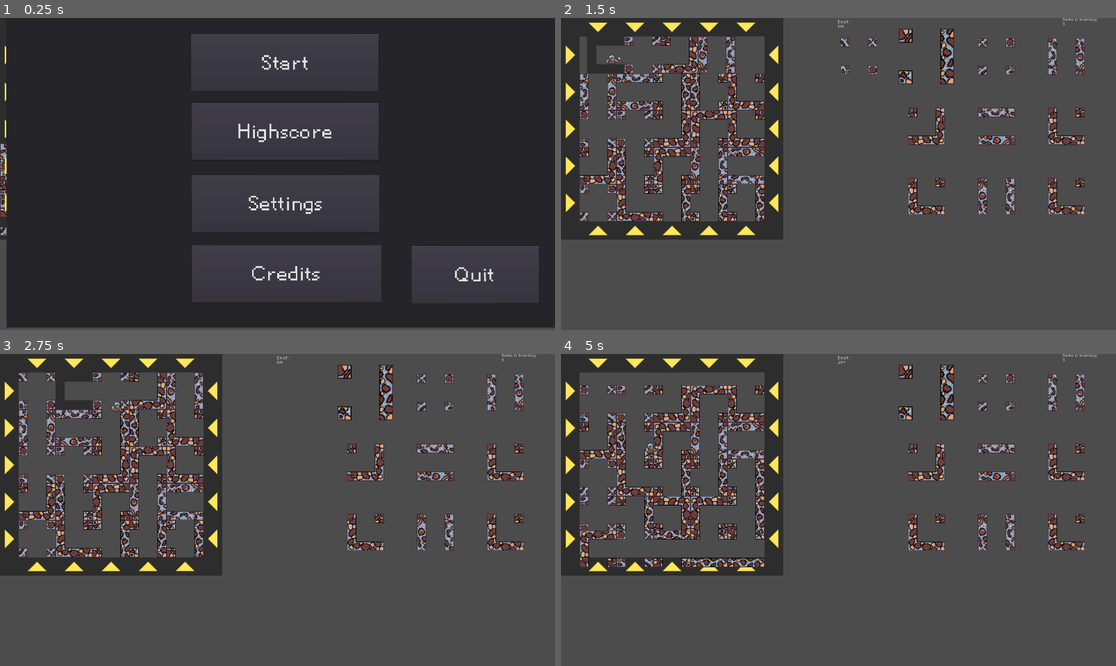
Above: before the commit, frames 1-4 (two rows, left to right).
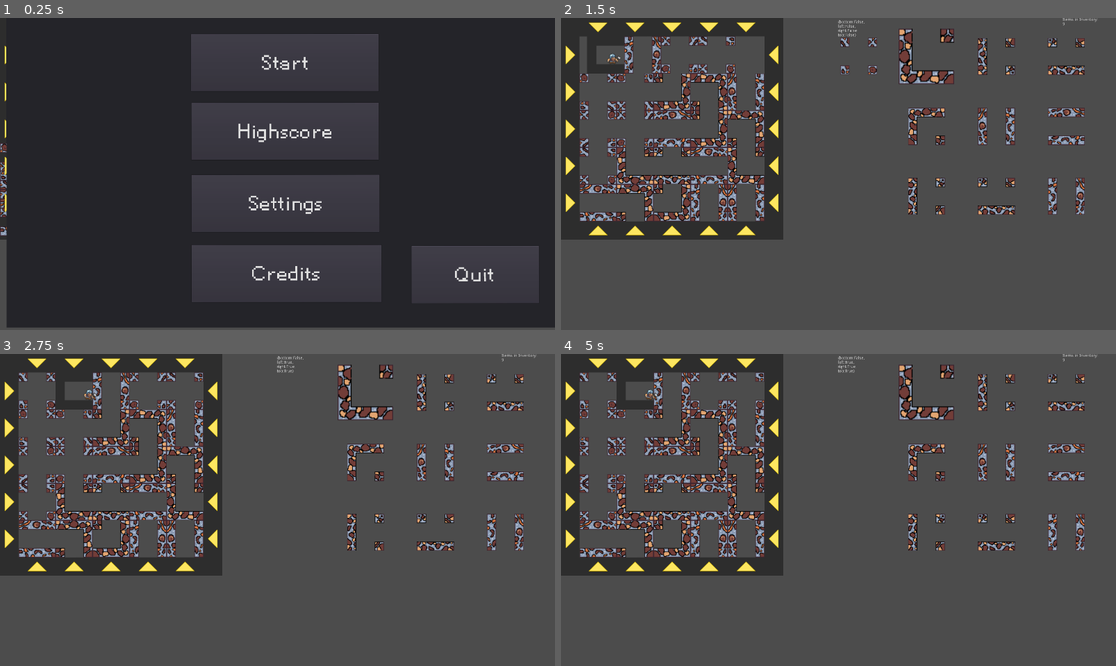
Above: after the commit, the same moments.

Repository: DorianSnowball/amazeing-mine
Game: Godot game, scene res://MainUI.tscn
The game is run twice, just before and just after one commit, with the same random seed, the same clock (stepped at 60 frames per second) and the same inputs.
Inputs (mouse positions are in pixels of both pictures, inside the frame that each line leads up to):
- Up to frame 1 (0.25 s): no input
- Up to frame 2 (1.5 s): click "Start" at 0.5 s; click (572, 55) at 1.27 s
- Up to frame 3 (2.75 s): hold D (move_right) from 2.03 s (still down); tap Space (jump) at 2.27 s
- Up to frame 4 (5 s): tap Space (jump) at 3.02, 4.52 s; release D (move_right) at 3.53 s; hold A (move_left) 3.53-4.28 s; hold D (move_right) from 4.28 s (still down)

The runs differ from the first frame. In frame 1, 0.2% of the frame differs, in the area x 0-2%, y 40-70%; in frame 2, 12%; in frame 3, 12%; in frame 4, 15%, in the area x 3-95%, y 0-69%.

Commit message:
added teleporting when approaching sides

Diff:
--- a/game/Dwarf.gd
+++ b/game/Dwarf.gd
@@ -16,6 +16,8 @@
 
 #onready var sprite : Sprite = get_node("Sprite")
 onready var _animated_sprite = $AnimatedSprite
+onready var _magic_sprite = $"magic sprite"
+onready var _magic_sound = $poof
 
 func get_input():
 
@@ -59,6 +61,13 @@
     velocity.y += gravity * delta
 
     checkScroll()
+    checkTeleport()
+    #print(str(position))
+
+# Called every frame. 'delta' is the elapsed time since the previous frame.
+func _process(delta):
+    #print("current Tile: " + str(getCurrentTile()))
+    $"/root/Control/Score".text = str(getTileHB($"/root/Control/Gamefield".field[getCurrentTile().y][getCurrentTile().x]))
 
 func checkScroll():
     if get_parent().getRow(position.y) > 1 and is_on_floor() and not get_parent().scrolling:
@@ -75,3 +84,39 @@
 #        previous_frame_floor = true
 #
 #    previous_frame_floor = is_on_floor()
+
+func getCurrentTile():
+    return $"/root/Control/Gamefield".getCord(position.x, position.y)
+
+func getTileHB(tile):
+    return tile.hitbox
+
+func checkTeleport():
+    var gamefield = $"/root/Control/Gamefield"
+    var modifier = 0.17
+    #print(position.x)
+    var left_define = (gamefield.tile_basesize * gamefield.tile_scaling)/2 * (1.0 + modifier)
+    var right_define = (gamefield.tile_basesize * gamefield.tile_scaling)/2 * (1.0 - modifier) + (gamefield.tile_basesize * gamefield.tile_scaling * gamefield.fieldsize_width)
+    #print(left_define)
+    #print(right_define)
+
+    if position.x <= left_define:
+        position.x = right_define - 0.3
+        teleportEffect()
+
+    elif position.x >= right_define:
+        position.x = left_define + 0.3
+        teleportEffect()
+
+
+
+func teleportEffect():
+    _magic_sound.play()
+    if not _magic_sprite.playing:
+        _magic_sprite.play("poof")
+
+        yield(get_tree().create_timer(.1),"timeout")
+        while _magic_sprite.frame != 0:
+            yield(get_tree().create_timer(.01),"timeout")
+        _magic_sprite.stop()
+        _magic_sound.stop()
--- a/game/Dwarf.tscn
+++ b/game/Dwarf.tscn
@@ -1,8 +1,10 @@
-[gd_scene load_steps=23 format=2]
+[gd_scene load_steps=56 format=2]
 
 [ext_resource path="res://Sprites/dwarf_pixel.png" type="Texture" id=1]
 [ext_resource path="res://Dwarf.gd" type="Script" id=2]
 [ext_resource path="res://Sprites/Dwarf Sprite Sheet.png" type="Texture" id=3]
+[ext_resource path="res://Sprites/Poof.png" type="Texture" id=4]
+[ext_resource path="res://Audio/teleport sound effect.mp3" type="AudioStream" id=5]
 
 [sub_resource type="AtlasTexture" id=1]
 flags = 4
@@ -108,6 +110,164 @@
 } ]
 
 [sub_resource type="CapsuleShape2D" id=19]
+
+[sub_resource type="AtlasTexture" id=20]
+flags = 4
+atlas = ExtResource( 4 )
+region = Rect2( 0, 0, 256, 256 )
+
+[sub_resource type="AtlasTexture" id=21]
+flags = 4
+atlas = ExtResource( 4 )
+region = Rect2( 256, 0, 256, 256 )
+
+[sub_resource type="AtlasTexture" id=22]
+flags = 4
+atlas = ExtResource( 4 )
+region = Rect2( 512, 0, 256, 256 )
+
+[sub_resource type="AtlasTexture" id=23]
+flags = 4
+atlas = ExtResource( 4 )
+region = Rect2( 768, 0, 256, 256 )
+
+[sub_resource type="AtlasTexture" id=24]
+flags = 4
+atlas = ExtResource( 4 )
+region = Rect2( 1024, 0, 256, 256 )
+
+[sub_resource type="AtlasTexture" id=25]
+flags = 4
+atlas = ExtResource( 4 )
+region = Rect2( 1280, 0, 256, 256 )
+
+[sub_resource type="AtlasTexture" id=26]
+flags = 4
+atlas = ExtResource( 4 )
+region = Rect2( 0, 256, 256, 256 )
+
+[sub_resource type="AtlasTexture" id=27]
+flags = 4
+atlas = ExtResource( 4 )
+region = Rect2( 256, 256, 256, 256 )
+
+[sub_resource type="AtlasTexture" id=28]
+flags = 4
+atlas = ExtResource( 4 )
+region = Rect2( 512, 256, 256, 256 )
+
+[sub_resource type="AtlasTexture" id=29]
+flags = 4
+atlas = ExtResource( 4 )
+region = Rect2( 768, 256, 256, 256 )
+
+[sub_resource type="AtlasTexture" id=30]
+flags = 4
+atlas = ExtResource( 4 )
+region = Rect2( 1024, 256, 256, 256 )
+
+[sub_resource type="AtlasTexture" id=31]
+flags = 4
+atlas = ExtResource( 4 )
+region = Rect2( 1280, 256, 256, 256 )
+
+[sub_resource type="AtlasTexture" id=32]
+flags = 4
+atlas = ExtResource( 4 )
+region = Rect2( 0, 512, 256, 256 )
+
+[sub_resource type="AtlasTexture" id=33]
+flags = 4
+atlas = ExtResource( 4 )
+region = Rect2( 256, 512, 256, 256 )
+
+[sub_resource type="AtlasTexture" id=34]
+flags = 4
+atlas = ExtResource( 4 )
+region = Rect2( 512, 512, 256, 256 )
+
+[sub_resource type="AtlasTexture" id=35]
+flags = 4
+atlas = ExtResource( 4 )
+region = Rect2( 768, 512, 256, 256 )
+
+[sub_resource type="AtlasTexture" id=36]
+flags = 4
+atlas = ExtResource( 4 )
+region = Rect2( 1024, 512, 256, 256 )
+
+[sub_resource type="AtlasTexture" id=37]
+flags = 4
+atlas = ExtResource( 4 )
+region = Rect2( 1280, 512, 256, 256 )
+
+[sub_resource type="AtlasTexture" id=38]
+flags = 4
+atlas = ExtResource( 4 )
+region = Rect2( 0, 768, 256, 256 )
+
+[sub_resource type="AtlasTexture" id=39]
+flags = 4
+atlas = ExtResource( 4 )
+region = Rect2( 256, 768, 256, 256 )
+
+[sub_resource type="AtlasTexture" id=40]
+flags = 4
+atlas = ExtResource( 4 )
+region = Rect2( 512, 768, 256, 256 )
+
+[sub_resource type="AtlasTexture" id=41]
+flags = 4
+atlas = ExtResource( 4 )
+region = Rect2( 768, 768, 256, 256 )
+
+[sub_resource type="AtlasTexture" id=42]
+flags = 4
+atlas = ExtResource( 4 )
+region = Rect2( 1024, 768, 256, 256 )
+
+[sub_resource type="AtlasTexture" id=43]
+flags = 4
+atlas = ExtResource( 4 )
+region = Rect2( 1280, 768, 256, 256 )
+
+[sub_resource type="AtlasTexture" id=44]
+flags = 4
+atlas = ExtResource( 4 )
+region = Rect2( 0, 1024, 256, 256 )
+
+[sub_resource type="AtlasTexture" id=45]
+flags = 4
+atlas = ExtResource( 4 )
+region = Rect2( 256, 1024, 256, 256 )
+
+[sub_resource type="AtlasTexture" id=46]
+flags = 4
+atlas = ExtResource( 4 )
+region = Rect2( 512, 1024, 256, 256 )
+
+[sub_resource type="AtlasTexture" id=47]
+flags = 4
+atlas = ExtResource( 4 )
+region = Rect2( 768, 1024, 256, 256 )
+
+[sub_resource type="AtlasTexture" id=48]
+flags = 4
+atlas = ExtResource( 4 )
+region = Rect2( 1024, 1024, 256, 256 )
+
+[sub_resource type="AtlasTexture" id=49]
+flags = 4
+atlas = ExtResource( 4 )
+region = Rect2( 1280, 1024, 256, 256 )
+
+[sub_resource type="SpriteFrames" id=50]
+animations = [ {
+"frames": [ SubResource( 20 ), SubResource( 21 ), SubResource( 22 ), SubResource( 23 ), SubResource( 24 ), SubResource( 25 ), SubResource( 26 ), SubResource( 27 ), SubResource( 28 ), SubResource( 29 ), SubResource( 30 ), SubResource( 31 ), SubResource( 32 ), SubResource( 33 ), SubResource( 34 ), SubResource( 35 ), SubResource( 36 ), SubResource( 37 ), SubResource( 38 ), SubResource( 39 ), SubResource( 40 ), SubResource( 41 ), SubResource( 42 ), SubResource( 43 ), SubResource( 44 ), SubResource( 45 ), SubResource( 46 ), SubResource( 47 ), SubResource( 48 ), SubResource( 49 ) ],
+"loop": true,
+"name": "poof",
+"speed": 60.0
+} ]
 
 [node name="Dwarf" type="KinematicBody2D"]
 position = Vector2( 1.41422, -11.6673 )
@@ -122,9 +282,16 @@
 scale = Vector2( 2, 2 )
 frames = SubResource( 18 )
 animation = "idle"
-frame = 2
 playing = true
 
 [node name="CollisionShape2D" type="CollisionShape2D" parent="."]
 position = Vector2( 0, 0.354 )
 shape = SubResource( 19 )
+
+[node name="magic sprite" type="AnimatedSprite" parent="."]
+scale = Vector2( 0.5, 0.5 )
+frames = SubResource( 50 )
+animation = "poof"
+
+[node name="poof" type="AudioStreamPlayer2D" parent="."]
+stream = ExtResource( 5 )
--- a/game/Gamefield.gd
+++ b/game/Gamefield.gd
@@ -25,8 +25,8 @@
 # Called when the node enters the scene tree for the first time.
 func _ready():
     # init 2d array
-    for x in range(fieldsize_height):
-        field.append([])
+    for x in range(fieldsize_height):                                           # x and y are swapped
+        field.append([])                                                        # x is column; y is row
         field[x]=[]
         for y in range(fieldsize_width):
             field[x].append([])
@@ -98,17 +98,39 @@
     var tile : KinematicBody2D = tile_list[randi() % tile_list.size()].instance()
     tile.scale = Vector2(tile_scaling, tile_scaling)
     tile.position = pos
-
-    if randi() % 2 == 1:
-        tile.scale.y *= -1
-
-    if randi() % 2 == 1:
-        tile.scale.x *= -1
-
-    tile.rotate((randi() % 4)* 1.5707963268)
+    #print(str(tile))
+    #print(str(tile.hitbox))
+    randomTilePermutation(tile)
+    #print(str(tile.hitbox))
     if spawn:
         $".".add_child(tile)
     return tile
+
+func randomTilePermutation(tile):
+    if randi() % 2 == 1:                                                        # 50% chance an der x achse spiegeln
+        tile.scale.y *= -1
+        var temp = tile.hitbox["top"]                                           # transform the hitbox dict with the thing itself
+        tile.hitbox["top"] = tile.hitbox["bottom"]
+        tile.hitbox["bottom"] = temp
+
+    if randi() % 2 == 1:                                                        # 50% chance an der y achse spiegeln
+        tile.scale.x *= -1
+        var temp = tile.hitbox["left"]
+        tile.hitbox["left"] = tile.hitbox["right"]
+        tile.hitbox["right"] = temp
+
+    var rotation = randi() % 4                                                  # rotate the box by 90-360°
+    tile.rotate(rotation * 1.5707963268)
+    for i in range(rotation):                                                   # rotate the hitbox too
+        var top = tile.hitbox["top"]
+        var right = tile.hitbox["right"]
+        var bottom = tile.hitbox["bottom"]
+        var left = tile.hitbox["left"]
+        tile.hitbox["top"] = left
+        tile.hitbox["right"] = top
+        tile.hitbox["bottom"] = right
+        tile.hitbox["left"] = bottom
+
 
 func drawArrows():
     # draw arrows
--- a/game/MainUI.tscn
+++ b/game/MainUI.tscn
@@ -21,10 +21,10 @@
 [node name="Score" type="RichTextLabel" parent="."]
 anchor_left = 0.5
 anchor_right = 0.5
-margin_left = -2.11951
-margin_top = 7.61123
-margin_right = 119.88
-margin_bottom = 47.6112
+margin_left = -2.0
+margin_top = 8.0
+margin_right = 120.0
+margin_bottom = 114.0
 size_flags_horizontal = 2
 script = ExtResource( 2 )
 __meta__ = {
--- /dev/null
+++ b/game/Tile_Corner.gd
@@ -0,0 +1,7 @@
+extends "res://Base_Tile.gd"
+
+
+# Called when the node enters the scene tree for the first time.
+func _init():
+    hitbox["right"] = true
+    hitbox["top"] = true
--- a/game/Tile_Corner.tscn
+++ b/game/Tile_Corner.tscn
@@ -1,7 +1,7 @@
 [gd_scene load_steps=5 format=2]
 
 [ext_resource path="res://Sprites/Tile_corner.png" type="Texture" id=1]
-[ext_resource path="res://Base_Tile.gd" type="Script" id=2]
+[ext_resource path="res://Tile_Corner.gd" type="Script" id=2]
 
 [sub_resource type="RectangleShape2D" id=1]
 extents = Vector2( 8, 8 )
--- /dev/null
+++ b/game/Tile_End_Piece.gd
@@ -0,0 +1,7 @@
+extends "res://Base_Tile.gd"
+
+
+func _init():
+    hitbox["left"] = true
+    hitbox["top"] = true
+    hitbox["right"] = true
--- a/game/Tile_End_Piece.tscn
+++ b/game/Tile_End_Piece.tscn
@@ -1,7 +1,7 @@
 [gd_scene load_steps=5 format=2]
 
 [ext_resource path="res://Sprites/Tile_End_Piece.png" type="Texture" id=1]
-[ext_resource path="res://Base_Tile.gd" type="Script" id=2]
+[ext_resource path="res://Tile_End_Piece.gd" type="Script" id=2]
 
 [sub_resource type="RectangleShape2D" id=1]
 extents = Vector2( 32, 8 )
--- /dev/null
+++ b/game/Tile_Intersection.gd
@@ -0,0 +1,4 @@
+extends "res://Base_Tile.gd"
+
+func _init():
+    pass
--- a/game/Tile_Intersection.tscn
+++ b/game/Tile_Intersection.tscn
@@ -1,7 +1,7 @@
 [gd_scene load_steps=4 format=2]
 
 [ext_resource path="res://Sprites/Tile_cross.png" type="Texture" id=1]
-[ext_resource path="res://Base_Tile.gd" type="Script" id=2]
+[ext_resource path="res://Tile_Intersection.gd" type="Script" id=2]
 
 [sub_resource type="RectangleShape2D" id=1]
 extents = Vector2( 8, 8 )
--- /dev/null
+++ b/game/Tile_T_Piece.gd
@@ -0,0 +1,4 @@
+extends "res://Base_Tile.gd"
+
+func _init():
+    hitbox["top"] = true
--- a/game/Tile_T_Piece.tscn
+++ b/game/Tile_T_Piece.tscn
@@ -1,7 +1,7 @@
 [gd_scene load_steps=5 format=2]
 
 [ext_resource path="res://Sprites/Tile_T.png" type="Texture" id=1]
-[ext_resource path="res://Base_Tile.gd" type="Script" id=2]
+[ext_resource path="res://Tile_T_Piece.gd" type="Script" id=2]
 
 [sub_resource type="RectangleShape2D" id=1]
 extents = Vector2( 32, 8 )
--- /dev/null
+++ b/game/Tile_Tube.gd
@@ -0,0 +1,6 @@
+extends "res://Base_Tile.gd"
+
+
+func _init():
+    hitbox["top"] = true
+    hitbox["bottom"] = true
--- a/game/Tile_Tube.tscn
+++ b/game/Tile_Tube.tscn
@@ -1,7 +1,7 @@
 [gd_scene load_steps=4 format=2]
 
 [ext_resource path="res://Sprites/Tile_tunnel.png" type="Texture" id=1]
-[ext_resource path="res://Base_Tile.gd" type="Script" id=2]
+[ext_resource path="res://Tile_Tube.gd" type="Script" id=2]
 
 [sub_resource type="RectangleShape2D" id=1]
 extents = Vector2( 32, 8 )
--- a/game/project.godot
+++ b/game/project.godot
@@ -10,7 +10,6 @@
 
 _global_script_classes=[  ]
 _global_script_class_icons={
-
 }
 
 [application]
@@ -23,6 +22,10 @@
 
 window/size/width=1920
 window/size/height=1080
+
+[global]
+
+fps=true
 
 [input]
 
Not shown, added: game/Audio/teleport sound effect.mp3.import
Binary file added: game/Sprites/Poof.png
Not shown, added: game/Sprites/Poof.png.import
Not shown, added: game/Audio/teleport sound effect.mp3
